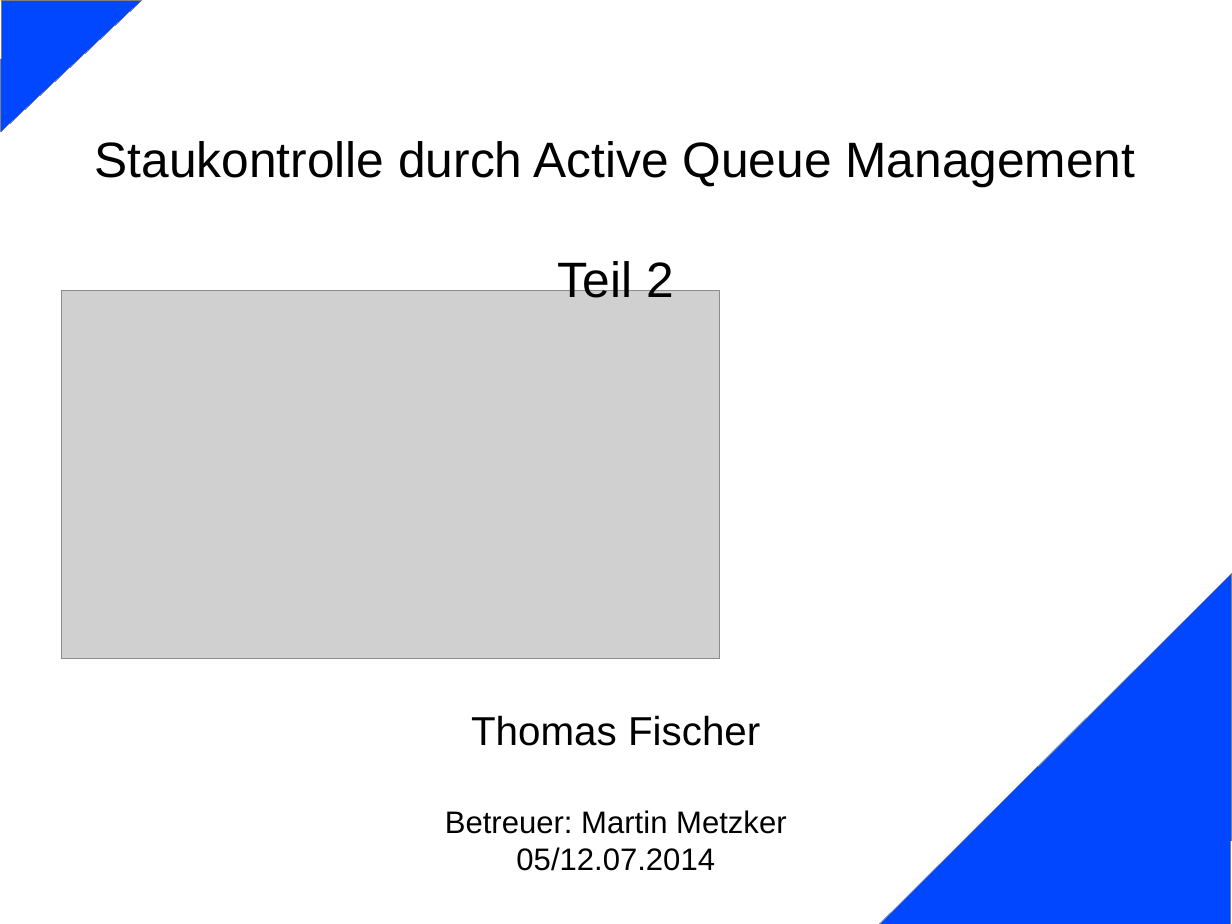
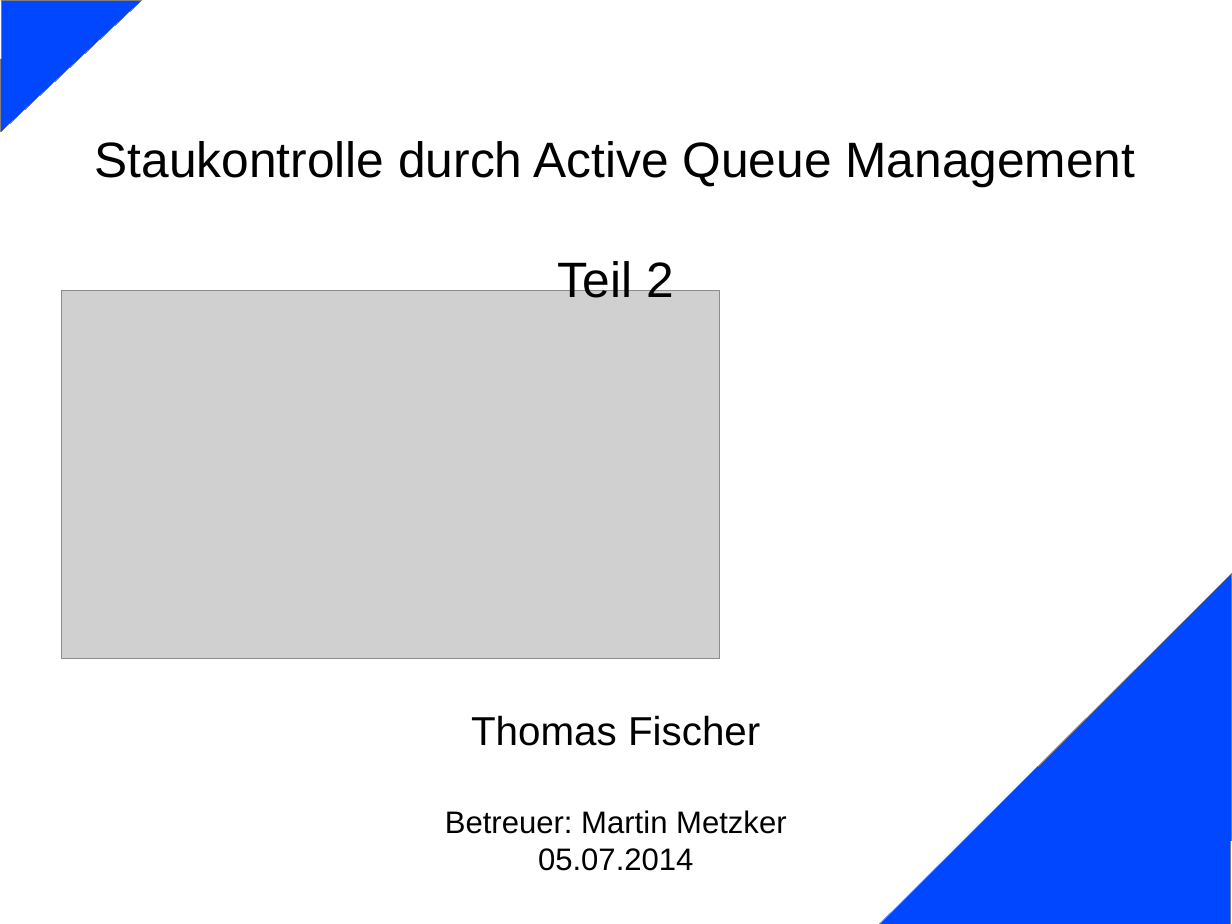
Before and after one commit to mullahaljaid/seminar_ss_14, a slide deck: slide 1 of Vortrag/AQM_Teil2.odp. Drawn at 1232x924 pixels with LibreOffice and Linux fonts; fonts in the diff are those of the drawing; grey boxes stand for pictures. Boxes give left, top, right and bottom in pixels: in the first picture for what was removed or moved away, otherwise in the second. Text is boxed around its words. In the diff, an @@ line names an element or a change of style, - is before the commit and + after.

```diff
--- a/Vortrag/AQM_Teil2.odp
+++ b/Vortrag/AQM_Teil2.odp
@@ subtitle at (538, 848, 693, 871): text changed @@
-05/12.07.2014
+05.07.2014
```
Also in this commit, not shown: 61 slides removed, 1 other file.
